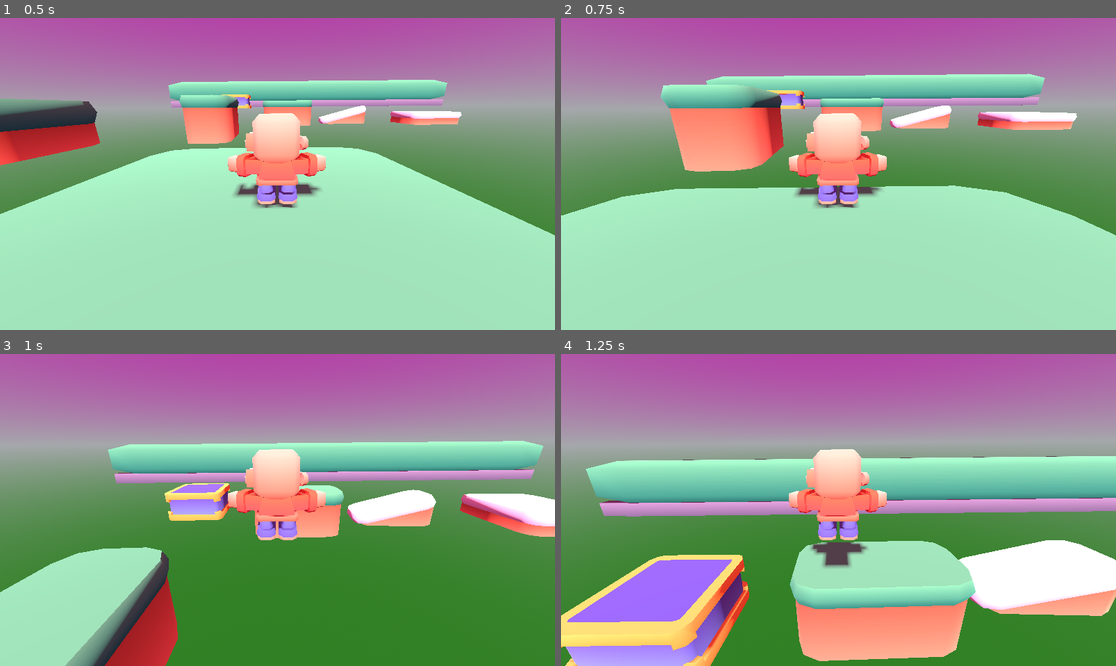
Above: before the commit, frames 1-4 (two rows, left to right).
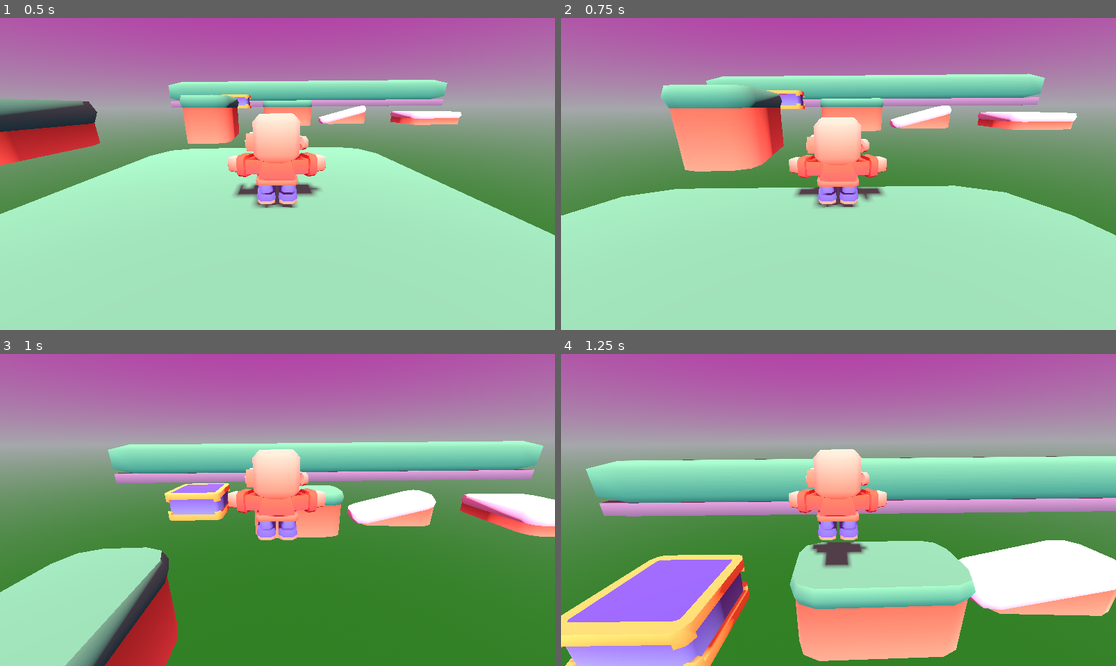
Above: after the commit, the same moments.

Repository: marknair/3DJumpingBean
Game: Godot game, scene res://Scenes/Level_1.tscn
The game is run twice, just before and just after one commit, with the same random seed, the same clock (stepped at 60 frames per second) and the same inputs.
Inputs:
- Up to frame 1 (0.5 s): no input
- Up to frame 2 (0.75 s): tap Enter at 0.5 s; hold W (more_forward) from 0.53 s (still down)
- Up to frame 3 (1 s): keep holding W (more_forward); tap Space (jump) at 0.77 s
- Up to frame 4 (1.25 s): keep holding W (more_forward)

Frame 1 is identical in both runs. In frame 2, 0.6% of the frame differs, in the area x 41-59%, y 30-61%; in frame 3, nothing differs; in frame 4, nothing differs.

Commit message:
Added the enemy

Diff:
--- a/Scenes/Level_1.tscn
+++ b/Scenes/Level_1.tscn
@@ -6,6 +6,7 @@
 [ext_resource type="ArrayMesh" uid="uid://dxbirjmgh1o63" path="res://Models/Platformer/hedge.obj" id="5_5r5j8"]
 [ext_resource type="ArrayMesh" uid="uid://cj05uorlgg58x" path="res://Models/Platformer/block-snow-large-slope-narrow.obj" id="6_akpl7"]
 [ext_resource type="PackedScene" uid="uid://4y3egkmar7q8" path="res://Scenes/player.tscn" id="7_5r5j8"]
+[ext_resource type="PackedScene" uid="uid://darc1t5pia84j" path="res://Scenes/enemy.tscn" id="7_akpl7"]
 [ext_resource type="ArrayMesh" uid="uid://b2u7b75k76y8s" path="res://Models/Platformer/block-snow-low-large.obj" id="7_aur7v"]
 
 [sub_resource type="ProceduralSkyMaterial" id="ProceduralSkyMaterial_akpl7"]
@@ -122,5 +123,8 @@
 mesh = ExtResource("7_aur7v")
 skeleton = NodePath("../..")
 
+[node name="Enemy" parent="Platforms" instance=ExtResource("7_akpl7")]
+transform = Transform3D(1, 0, 0, 0, 1, 0, 0, 0, 1, -2.509555, 0.4703451, 1.461749)
+
 [node name="Player" parent="." instance=ExtResource("7_5r5j8")]
 transform = Transform3D(-0.99997693, 0, 0.0067892224, 0, 1, 0, -0.0067892224, 0, -0.99997693, 0.5700046, 0.04226896, 0.18012094)
--- /dev/null
+++ b/Scenes/enemy.tscn
@@ -0,0 +1,19 @@
+[gd_scene load_steps=4 format=3 uid="uid://darc1t5pia84j"]
+
+[ext_resource type="Script" uid="uid://bp0421hhqnwlg" path="res://Scripts/enemy.gd" id="1_1f0kj"]
+[ext_resource type="ArrayMesh" uid="uid://botm08ple3ka1" path="res://Models/Platformer/saw.obj" id="1_hghv2"]
+
+[sub_resource type="BoxShape3D" id="BoxShape3D_1f0kj"]
+size = Vector3(0.73342896, 0.814209, 0.22546387)
+
+[node name="Enemy" type="Area3D"]
+script = ExtResource("1_1f0kj")
+
+[node name="model" type="MeshInstance3D" parent="."]
+mesh = ExtResource("1_hghv2")
+
+[node name="CollisionShape3D" type="CollisionShape3D" parent="."]
+transform = Transform3D(1, 0, 0, 0, 1, 0, 0, 0, 1, -0.0058810413, 0.017866254, -0.0149382055)
+shape = SubResource("BoxShape3D_1f0kj")
+
+[connection signal="body_entered" from="." to="." method="_on_body_entered"]
--- a/Scenes/player.tscn
+++ b/Scenes/player.tscn
@@ -8,7 +8,7 @@
 radius = 0.17486572
 height = 0.34973145
 
-[node name="Player" type="CharacterBody3D"]
+[node name="Player" type="CharacterBody3D" groups=["Player"]]
 transform = Transform3D(0.9986865, 0, 0.051237874, 0, 1, 0, -0.051237874, 0, 0.9986865, 0, 0, 0)
 script = ExtResource("1_cvnsp")
 move_speed = 10.0
--- /dev/null
+++ b/Scripts/enemy.gd
@@ -0,0 +1,24 @@
+extends Area3D
+@export var move_speed: float = 2.0
+@export var move_direction: Vector3
+@export var spin_speed: float = 900.0
+
+@onready var start_pos: Vector3 = global_position
+@onready var target_pos: Vector3 = start_pos + move_direction
+@onready var model = $model
+
+func _process(delta: float) -> void:
+	global_position = global_position.move_toward(target_pos, move_speed * delta)
+
+	if global_position == start_pos:
+		target_pos = start_pos + move_direction
+	elif global_position == start_pos + move_direction:
+		target_pos = start_pos
+
+	model.rotation.z += deg_to_rad(spin_speed) * delta
+
+func _on_body_entered(body: Node3D) -> void:
+	if not body.is_in_group("Player"):
+		return
+
+	print("Take damage.")
--- a/Scripts/player_model.gd
+++ b/Scripts/player_model.gd
@@ -23,3 +23,7 @@
 	if move_speed < 0.1 or not player.is_on_floor():
 		scale.y = 1
 		return
+
+	var time = Time.get_unix_time_from_system()
+	var y_scale = 1 + (sin(time * 30) * 0.08)
+	scale.y = y_scale
Not shown: 1 places in Scenes/Level_1.tscn that only renumber resources
Not shown, added: Scripts/enemy.gd.uid
Not shown, changed: Models/.DS_Store
